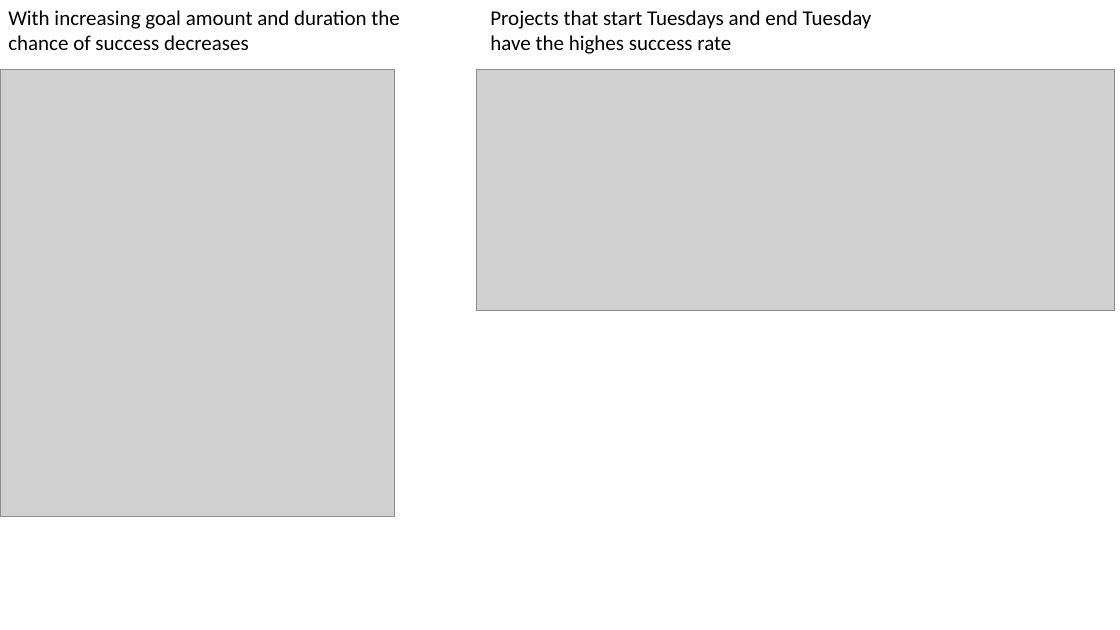
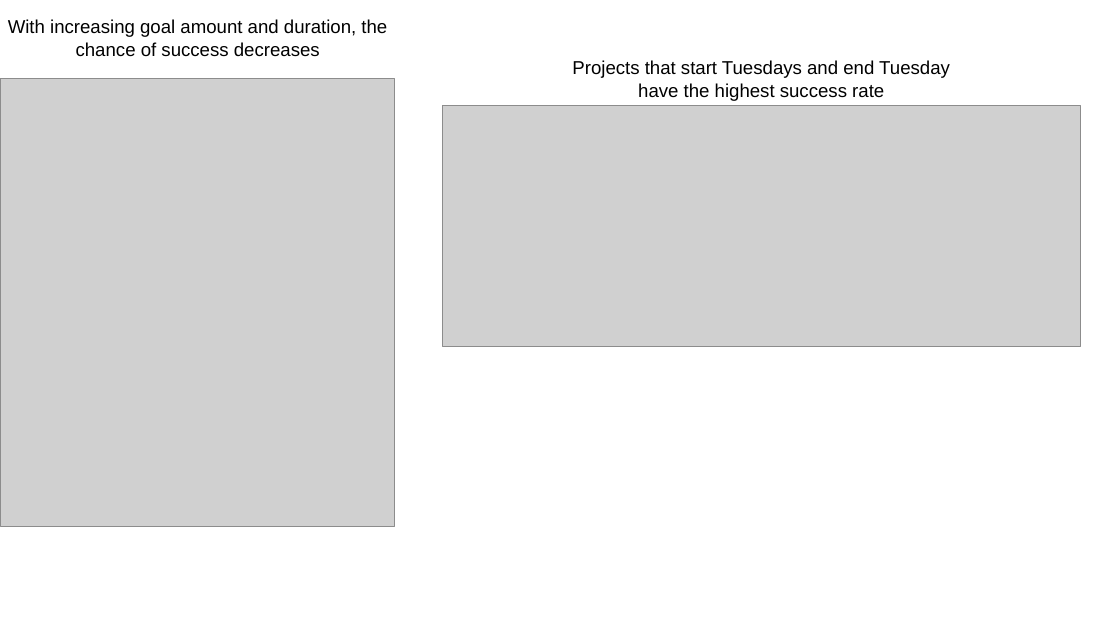
Before and after one commit to nicolerichter1989/kickstarter, a slide deck: slide 8 of kickstarter_presentation.pptx (slide 3 before the commit). Drawn at 1120x630 pixels with LibreOffice and Linux fonts; fonts in the diff are those of the drawing; grey boxes stand for pictures. Boxes give left, top, right and bottom in pixels: in the first picture for what was removed or moved away, otherwise in the second. Text is boxed around its words. In the diff, an @@ line names an element or a change of style, - is before the commit and + after.

```diff
--- a/kickstarter_presentation.pptx
+++ b/kickstarter_presentation.pptx
@@ text at [8, 19, 387, 57]: text changed; size 18 to 16 pt; font Calibri to Arial @@
-With increasing goal amount and duration the chance of success decreases
+With increasing goal amount and duration, the chance of success decreases
@@ picture: place and size @@
-picture at [0, 70, 395, 517]
+picture at [1, 79, 396, 526]
@@ text at [572, 60, 950, 101]: text changed; size 18 to 16 pt; font Calibri to Arial @@
-Projects that start Tuesdays and end Tuesday have the highes success rate
+Projects that start Tuesdays and end Tuesday have the highest success rate
@@ picture: place and size @@
-picture at [477, 70, 1115, 310]
+picture at [443, 106, 1081, 346]
```
Also in this commit, not shown: 2 other slides changed, 5 slides added, 3 slides removed, 1 other file.
